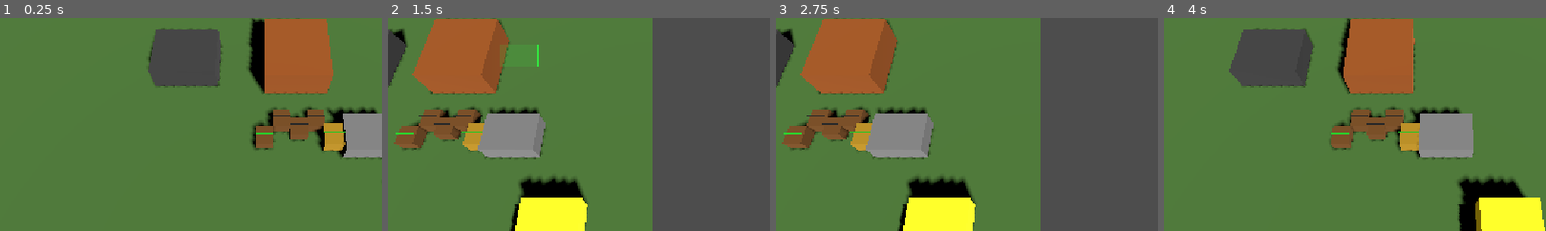
Above: before the commit, frames 1-4 (left to right).
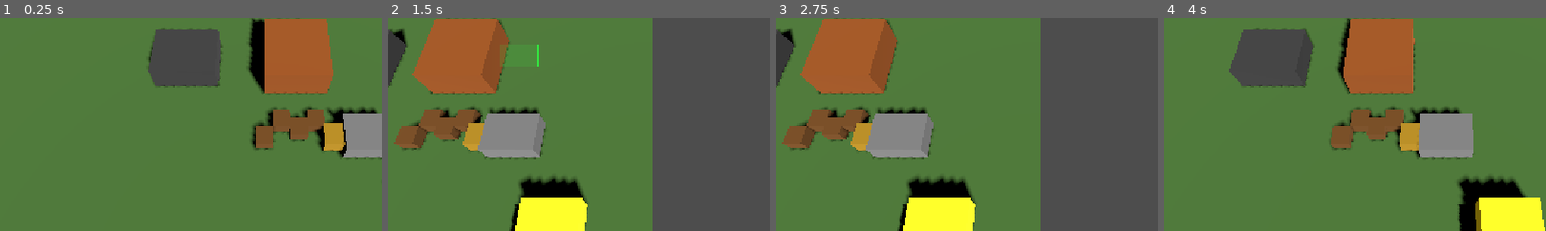
Above: after the commit, the same moments.

Repository: nplvkntx/endless-battle
Game: Godot game, scene res://scenes/main.tscn
The game is run twice, just before and just after one commit, with the same random seed, the same clock (stepped at 60 frames per second) and the same inputs.
Inputs (mouse positions are % of the whole screen's width and height, from its top left):
- Up to frame 1 (0.25 s): no input
- Up to frame 2 (1.5 s): tap Enter at 0.5 s; move the mouse to (72, 45) at 0.52 s; hold Right (ui_right) 0.53-1.25 s; tap B at 0.6 s; click (72, 45) at 0.67 s; drag from (30, 55) to (45, 70) at 1.27 s
- Up to frame 3 (2.75 s): tap Space at 2 s; move the mouse to (60, 28) at 2.02 s; hold Right (ui_right) from 2.03 s (still down); tap T at 2.1 s
- Up to frame 4 (4 s): release Right (ui_right) at 2.75 s; tap Enter at 2.75 s; drag from (45, 70) to (20, 35) at 2.77 s; move the mouse to (80, 65) at 3.52 s; hold Left (ui_left) from 3.53 s (still down); tap C at 3.6 s
The pictures show only the part of the screen within x 15-65%, y 48-98%; the shares and areas given below are measured in that part.

The runs differ from the first frame. In frame 1, 0.1% of the frame differs, in the area x 67-91%, y 45-55%; in frame 2, 0.1%; in frame 3, 0.1%; in frame 4, 0.2%, in the area x 43-67%, y 45-55%.

Commit message:
Hide full health bars

Diff:
--- /dev/null
+++ b/scripts/components/health_bar_display.gd
@@ -0,0 +1,34 @@
+class_name HealthBarDisplay
+extends RefCounted
+
+## Shared world-space health bar fill and visibility rules.
+
+
+static func should_show(current_health: int, max_health: int) -> bool:
+	if max_health <= 0:
+		return false
+
+	return current_health < max_health
+
+
+static func update_world_bar(
+	health_bar: Node3D,
+	fill: MeshInstance3D,
+	fill_material: StandardMaterial3D,
+	current_health: int,
+	max_health: int,
+	bar_width: float,
+	hue_green: float = 0.333333
+) -> void:
+	if health_bar == null or fill == null or fill_material == null:
+		return
+
+	if max_health <= 0:
+		health_bar.visible = false
+		return
+
+	var ratio: float = float(current_health) / float(max_health)
+	fill.scale.x = ratio
+	fill.position.x = bar_width * (ratio - 1.0) * 0.5
+	fill_material.albedo_color = Color.from_hsv(ratio * hue_green, 0.85, 0.9)
+	health_bar.visible = should_show(current_health, max_health)
--- a/scripts/ui/selection_info_panel.gd
+++ b/scripts/ui/selection_info_panel.gd
@@ -156,7 +156,6 @@
 	_tracked_health_component = health_component
 	health_component.health_changed.connect(_on_tracked_health_changed)
 	_update_health_label(health_component.current_health, health_component.max_health)
-	_health_label.visible = true
 
 
 func _configure_mana_display(unit: Unit) -> void:
@@ -210,7 +209,11 @@
 
 
 func _update_health_label(current_health: int, max_health: int) -> void:
-	_health_label.text = "Health: %d / %d" % [current_health, max_health]
+	if HealthBarDisplay.should_show(current_health, max_health):
+		_health_label.text = "Health: %d / %d" % [current_health, max_health]
+		_health_label.visible = true
+	else:
+		_health_label.visible = false
 
 
 func _on_tracked_health_changed(current_health: int, max_health: int) -> void:
--- a/scripts/units/archer.gd
+++ b/scripts/units/archer.gd
@@ -39,13 +39,15 @@
 
 
 func _update_health_bar(current_health: int, max_health: int) -> void:
-	if max_health <= 0:
-		return
-
-	var ratio: float = float(current_health) / float(max_health)
-	_health_bar_fill.scale.x = ratio
-	_health_bar_fill.position.x = HEALTH_BAR_WIDTH * (ratio - 1.0) * 0.5
-	_health_bar_fill_material.albedo_color = _get_health_bar_color(ratio)
+	HealthBarDisplay.update_world_bar(
+		_health_bar,
+		_health_bar_fill,
+		_health_bar_fill_material,
+		current_health,
+		max_health,
+		HEALTH_BAR_WIDTH,
+		HEALTH_BAR_HUE_GREEN
+	)
 
 
 func _get_health_bar_color(ratio: float) -> Color:
--- a/scripts/units/enemy_dummy.gd
+++ b/scripts/units/enemy_dummy.gd
@@ -49,13 +49,15 @@
 
 
 func _update_health_bar(current_health: int, max_health: int) -> void:
-	if max_health <= 0:
-		return
-
-	var ratio: float = float(current_health) / float(max_health)
-	_health_bar_fill.scale.x = ratio
-	_health_bar_fill.position.x = HEALTH_BAR_WIDTH * (ratio - 1.0) * 0.5
-	_health_bar_fill_material.albedo_color = _get_health_bar_color(ratio)
+	HealthBarDisplay.update_world_bar(
+		_health_bar,
+		_health_bar_fill,
+		_health_bar_fill_material,
+		current_health,
+		max_health,
+		HEALTH_BAR_WIDTH,
+		HEALTH_BAR_HUE_GREEN
+	)
 
 
 func _get_health_bar_color(ratio: float) -> Color:
--- a/scripts/units/hero.gd
+++ b/scripts/units/hero.gd
@@ -111,13 +111,15 @@
 
 
 func _update_health_bar(current_health: int, max_health: int) -> void:
-	if max_health <= 0:
-		return
-
-	var ratio: float = float(current_health) / float(max_health)
-	_health_bar_fill.scale.x = ratio
-	_health_bar_fill.position.x = HEALTH_BAR_WIDTH * (ratio - 1.0) * 0.5
-	_health_bar_fill_material.albedo_color = _get_health_bar_color(ratio)
+	HealthBarDisplay.update_world_bar(
+		_health_bar,
+		_health_bar_fill,
+		_health_bar_fill_material,
+		current_health,
+		max_health,
+		HEALTH_BAR_WIDTH,
+		HEALTH_BAR_HUE_GREEN
+	)
 
 
 func _get_health_bar_color(ratio: float) -> Color:
--- a/scripts/units/swordsman.gd
+++ b/scripts/units/swordsman.gd
@@ -43,13 +43,15 @@
 
 
 func _update_health_bar(current_health: int, max_health: int) -> void:
-	if max_health <= 0:
-		return
-
-	var ratio: float = float(current_health) / float(max_health)
-	_health_bar_fill.scale.x = ratio
-	_health_bar_fill.position.x = HEALTH_BAR_WIDTH * (ratio - 1.0) * 0.5
-	_health_bar_fill_material.albedo_color = _get_health_bar_color(ratio)
+	HealthBarDisplay.update_world_bar(
+		_health_bar,
+		_health_bar_fill,
+		_health_bar_fill_material,
+		current_health,
+		max_health,
+		HEALTH_BAR_WIDTH,
+		HEALTH_BAR_HUE_GREEN
+	)
 
 
 func _get_health_bar_color(ratio: float) -> Color:
--- a/scripts/units/worker.gd
+++ b/scripts/units/worker.gd
@@ -52,13 +52,15 @@
 
 
 func _update_health_bar(current_health: int, max_health: int) -> void:
-	if max_health <= 0:
-		return
-
-	var ratio: float = float(current_health) / float(max_health)
-	_health_bar_fill.scale.x = ratio
-	_health_bar_fill.position.x = HEALTH_BAR_WIDTH * (ratio - 1.0) * 0.5
-	_health_bar_fill_material.albedo_color = _get_health_bar_color(ratio)
+	HealthBarDisplay.update_world_bar(
+		_health_bar,
+		_health_bar_fill,
+		_health_bar_fill_material,
+		current_health,
+		max_health,
+		HEALTH_BAR_WIDTH,
+		HEALTH_BAR_HUE_GREEN
+	)
 
 
 func _get_health_bar_color(ratio: float) -> Color:
Not shown, added: scripts/components/health_bar_display.gd.uid
